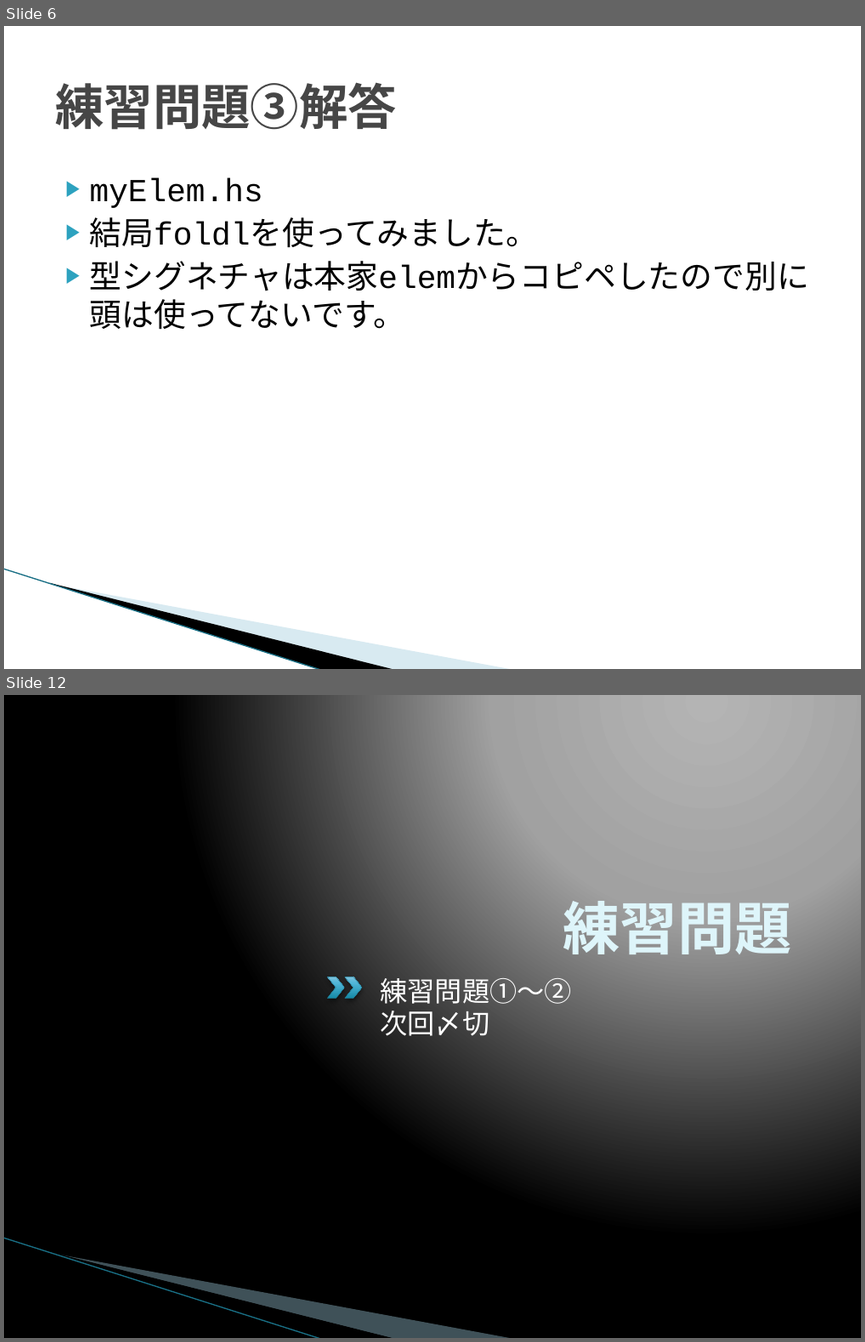
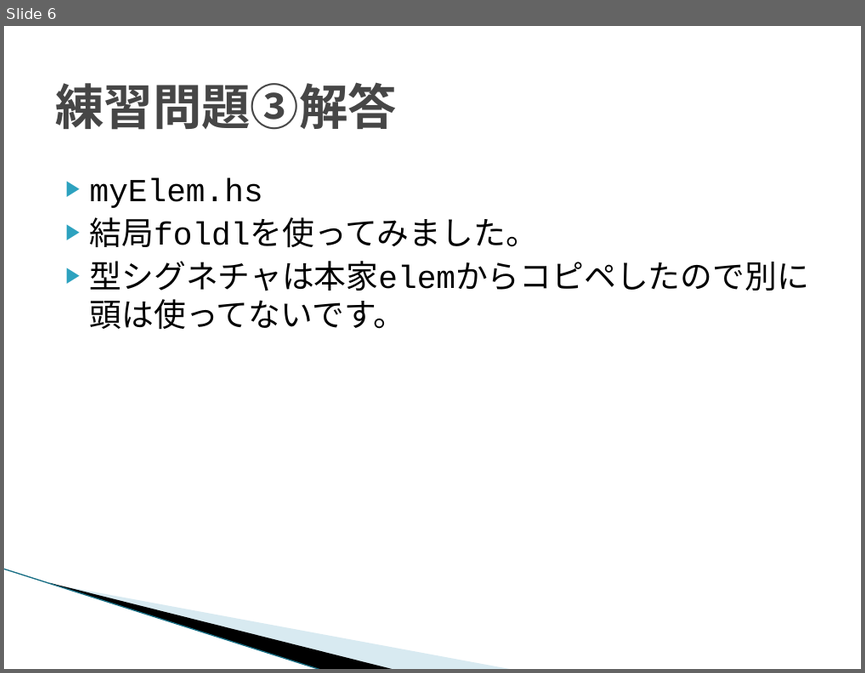
Before and after one commit to Hiroka0619/LYaHfGGreadingMIS, a slide deck: 201401/LYaHfGG5_hiroka.pptx. Shown one above the other, each under a label of ours: slides 6 and 12 before the commit, slide 6 after it; the slides between them are not shown. The pictures are 865x1342 and 865x673 pixels, drawn with LibreOffice and Linux fonts; fonts in the diff are those of the drawing; background and template pictures are left out. Boxes give left, top, right and bottom in pixels: in the first picture for what was removed or moved away, otherwise in the second. Text is boxed around its words. In the diff, an @@ line names an element or a change of style, - is before the commit and + after.

```diff
--- a/201401/LYaHfGG5_hiroka.pptx
+++ b/201401/LYaHfGG5_hiroka.pptx
@@ slide 12 removed at (4,695,861,1338), background gradient #B4B4B4 to #A2A2A2 to #000000; not listed: 3 template elements that a slide beside it also shows @@
@@ title removed at (563,901,792,964) @@
-練習問題
@@ text removed at (380,973,571,1036) @@
-練習問題①～②
-次回〆切
@@ chevron removed at (327,977,344,998) @@
@@ chevron removed at (345,977,362,998) @@
```
Also in this commit, not shown: 2 slides changed, 7 other slides removed, 1 other file.
